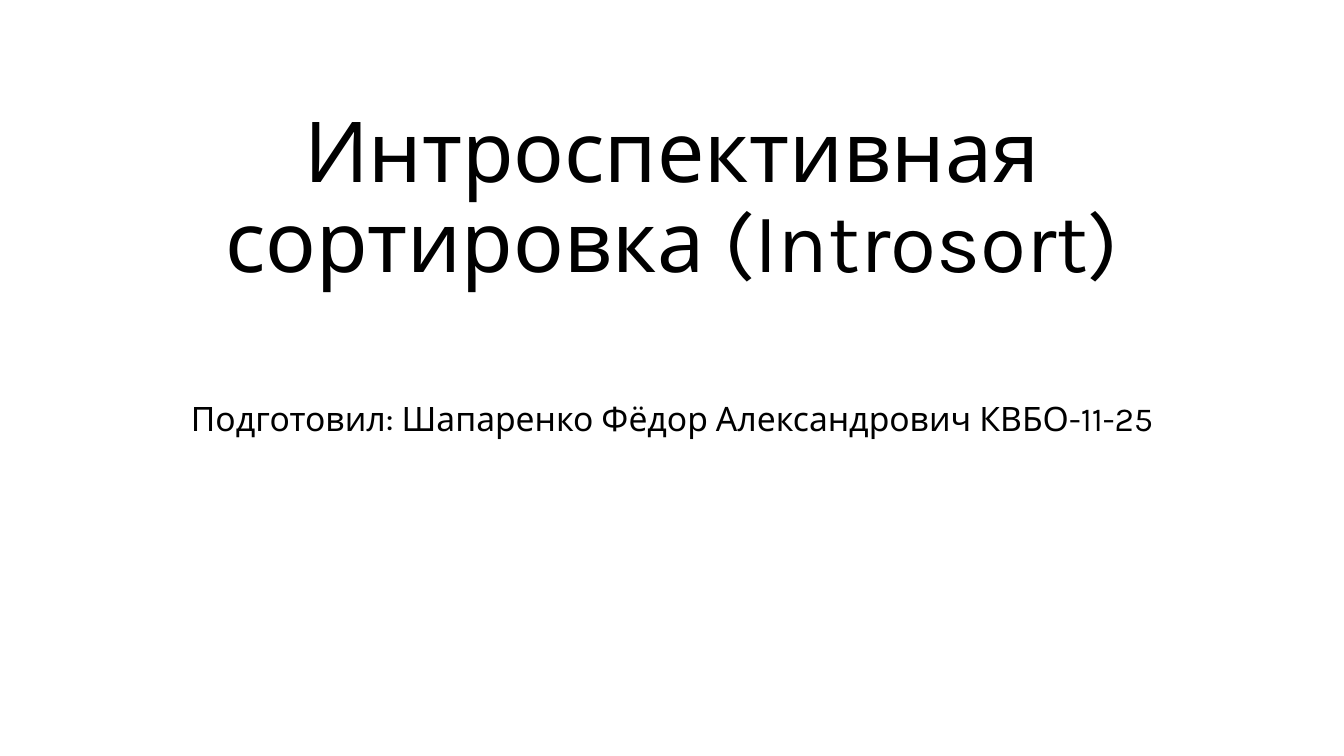
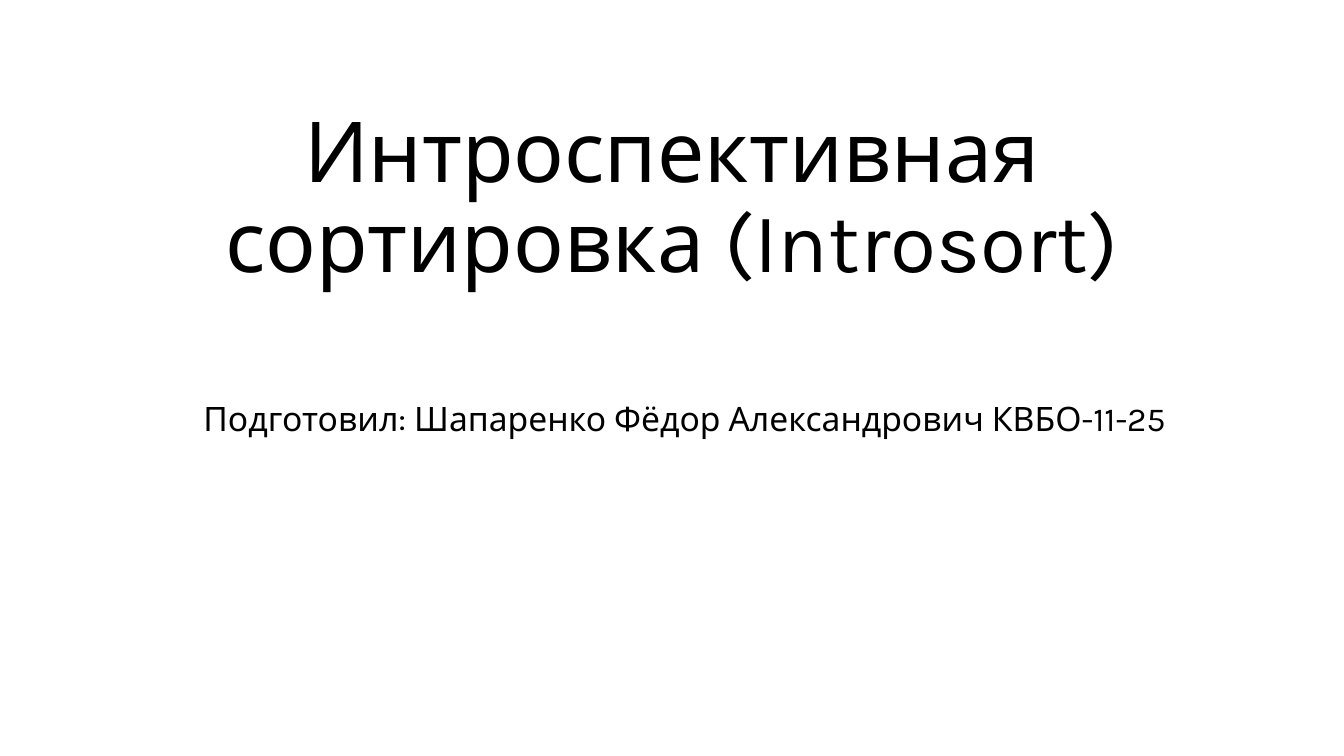
Before and after one commit to shafed/projects, a slide deck: slide 1 of cpp/4.5.pptx. Drawn at 1344x756 pixels with LibreOffice and Linux fonts; fonts in the diff are those of the drawing. Boxes give left, top, right and bottom in pixels: in the first picture for what was removed or moved away, otherwise in the second. Text is boxed around its words. In the diff, an @@ line names an element or a change of style, - is before the commit and + after.

```diff
--- a/cpp/4.5.pptx
+++ b/cpp/4.5.pptx
@@ subtitle "Подготовил: Шапаренко Фёдор Александрович КВБО-11-25" at bbox=[203, 406, 1166, 439]: indent changed @@
```
Also in this commit, not shown: 2 other slides changed, 2 slides added, 1 slide removed, 15 other files.
